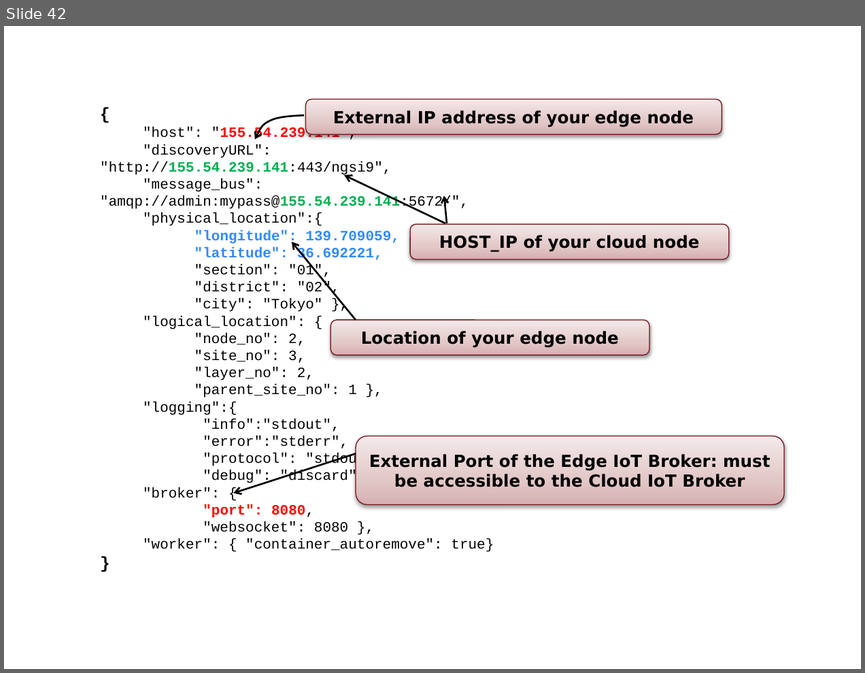
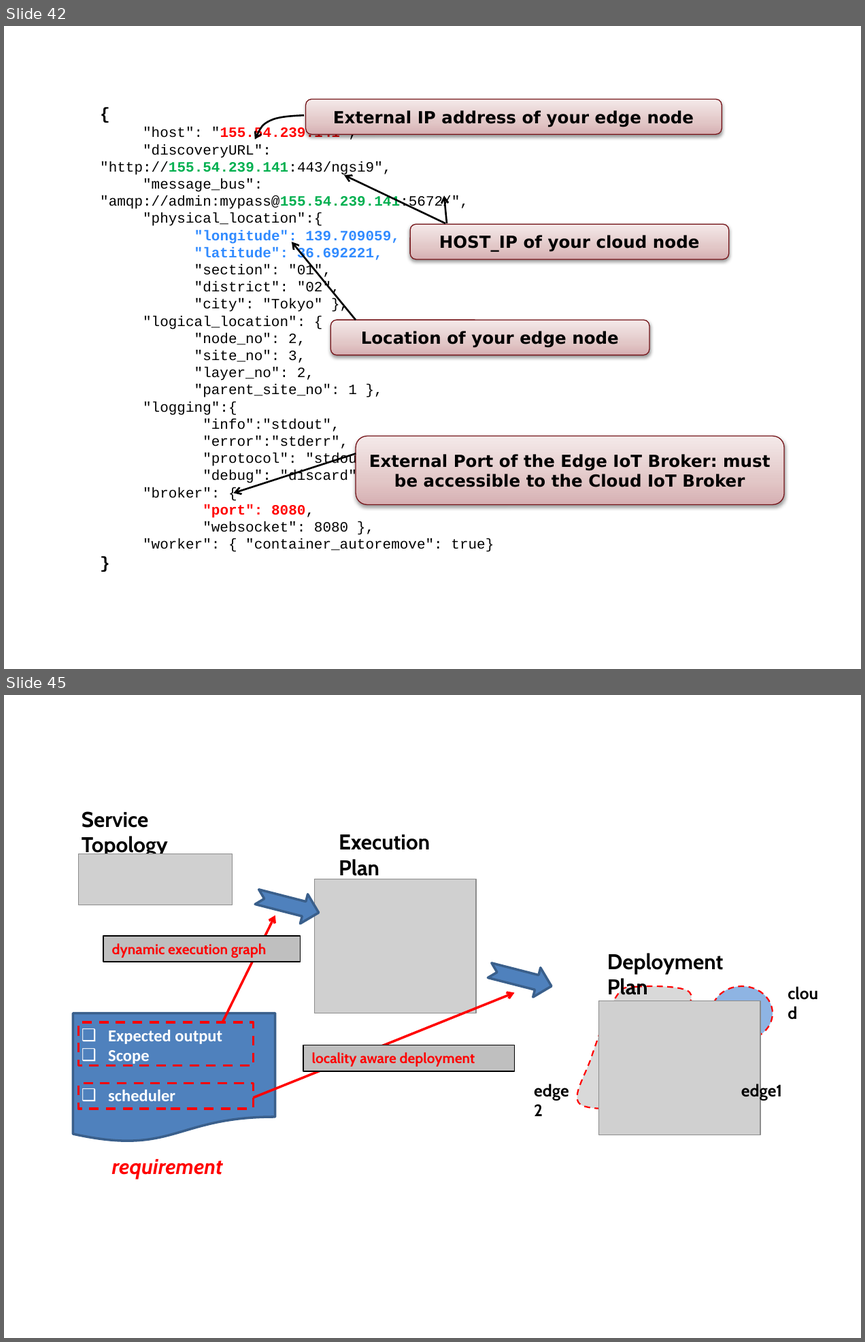
Before and after one commit to smartfog/fogflow, a slide deck: doc/en/source/figures/figures.pptx. Shown one above the other, each under a label of ours: slide 42 before the commit, slides 42 and 45 after it; the slides between them are not shown. The pictures are 865x673 and 865x1342 pixels, drawn with LibreOffice and Linux fonts; fonts in the diff are those of the drawing; grey boxes stand for pictures. Boxes give left, top, right and bottom in pixels: in the first picture for what was removed or moved away, otherwise in the second. Text is boxed around its words. In the diff, an @@ line names an element or a change of style, - is before the commit and + after.

```diff
--- a/doc/en/source/figures/figures.pptx
+++ b/doc/en/source/figures/figures.pptx
@@ slide 45 added at (4,695,861,1338), background #FFFFFF @@
@@ text added at (82,811,168,858), 18 pt, text #000000, bold @@
+Service Topology
@@ text added at (339,834,430,880), 18 pt, text #000000, bold @@
+Execution Plan
@@ picture added at (79,853,232,904) @@
@@ notched right arrow added at (253,882,322,927), fill #4F81BD, outline #3A5F8C 2 pt @@
@@ picture added at (314,879,475,1013) @@
@@ arrow added from (222, 1022) to (275, 915), #FF0000 2 pt @@
@@ rectangle added at (103,936,300,962), fill #BFBFBF, outline #000000 1 pt, 12 pt, text #FF0000, bold @@
+dynamic execution graph
@@ notched right arrow added at (486,955,555,1000), fill #4F81BD, outline #3A5F8C 2 pt @@
@@ arrow added from (254, 1098) to (515, 992), #FF0000 2 pt @@
@@ flow chart document added at (73,1013,275,1142), fill #4F81BD, outline #3A5F8C 2 pt, 14 pt, text #FFFFFF, bold @@
+❑ Expected output
+❑ Scope
+❑ scheduler
@@ rectangle added at (79,1022,254,1065), outline #FF0000 2 pt dashed @@
@@ rectangle added at (303,1045,514,1070), fill #BFBFBF, outline #000000 1 pt, 12 pt, text #FF0000, bold @@
+locality aware deployment
@@ group added at (526,953,834,1134): 4 texts, 1 ellipse, 1 freeform shape, 1 picture @@
+Deployment Plan
+cloud
+edge1
+edge2
@@ rectangle added at (79,1083,254,1109), outline #FF0000 2 pt dashed @@
@@ text added at (112,1159,223,1178), 18 pt, text #FF0000, bold, italic @@
+requirement
```
Also in this commit, not shown: 3 other slides added, 6 other files.
